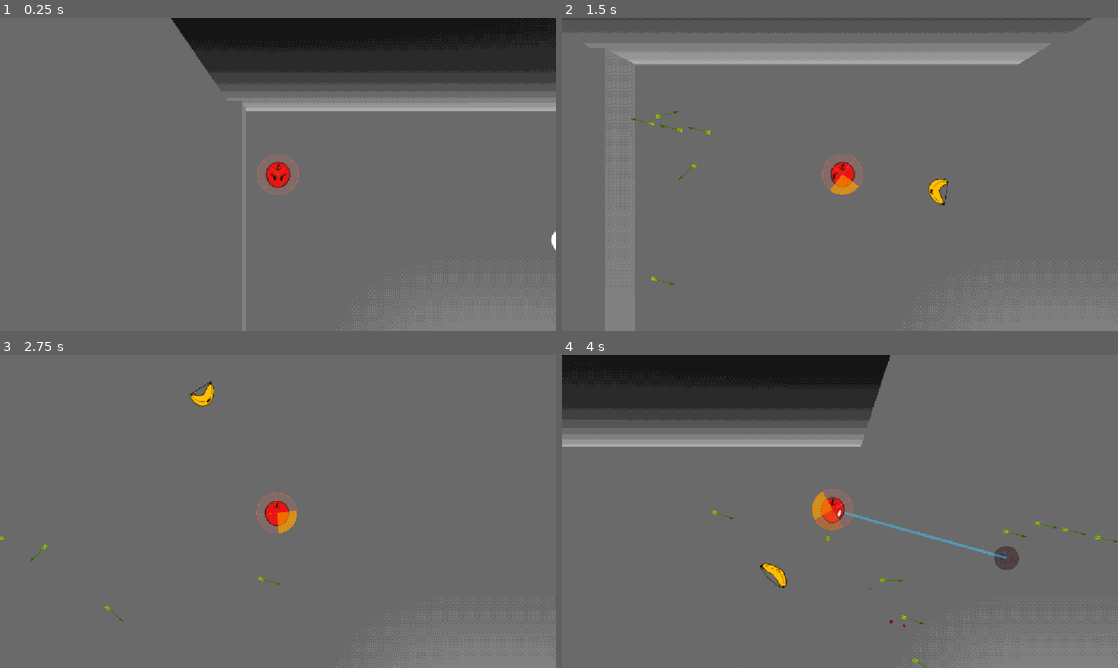
Above: before the commit, frames 1-4 (two rows, left to right).
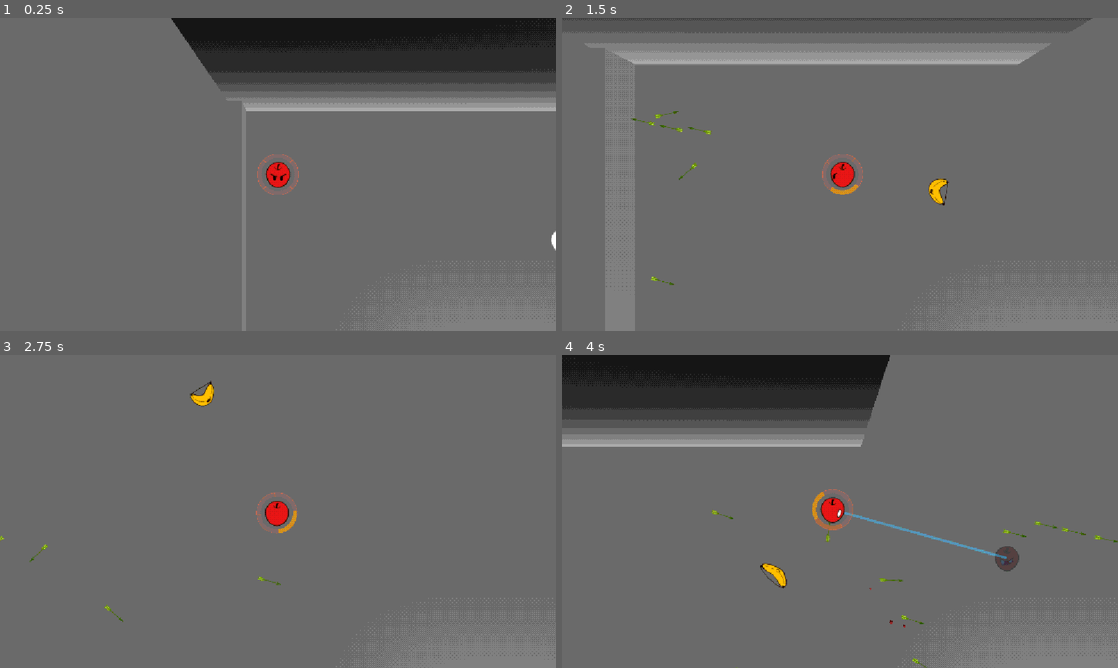
Above: after the commit, the same moments.

Repository: CasualShrub/arrow-head
Game: Godot game, scene res://scenes/levels/encounter.tscn
The game is run twice, just before and just after one commit, with the same random seed, the same clock (stepped at 60 frames per second) and the same inputs. Sound files missing from this copy of the repository are replaced by a short silence.
Inputs (mouse positions are in pixels of both pictures, inside the frame that each line leads up to):
- Up to frame 1 (0.25 s): no input
- Up to frame 2 (1.5 s): tap Enter at 0.5 s; move the mouse to (962, 158) at 0.52 s; hold D (move_right) 0.53-1.28 s; hold Space (fire) 0.53-1.28 s; move the mouse to (728, 190) at 1.27 s; hold S (move_down) from 1.28 s (still down); tap R at 1.35 s
- Up to frame 3 (2.75 s): move the mouse to (333, 442) at 2.02 s; release S (move_down) at 2.03 s; hold D (move_right) from 2.03 s (still down); hold Space (fire) from 2.03 s (still down)
- Up to frame 4 (4 s): move the mouse to (812, 574) at 2.77 s; release D (move_right) at 2.78 s; release Space (fire) at 2.78 s; hold W (move_up) 2.78-3.53 s; tap R at 2.85 s; move the mouse to (1006, 558) at 3.52 s; hold A (move_left) from 3.53 s (still down); hold Space (fire) from 3.53 s (still down)

The runs differ from the first frame. In frame 1, less than 0.1% of the frame differs, in the area x 47-52%, y 46-54%; in frame 2, 0.1%; in frame 3, 0.1%; in frame 4, 0.3%, in the area x 45-81%, y 44-70%.

Commit message:
fix preview orientation

Diff:
--- a/scenes/player.tscn
+++ b/scenes/player.tscn
@@ -160,6 +160,7 @@
 shader_parameter/sector_count = 4
 shader_parameter/aimed_sector = -1
 shader_parameter/occupied_mask = 0
+shader_parameter/inner_radius = 0.79
 shader_parameter/empty_color = Color(0.9, 0.35, 0.15, 0.12)
 shader_parameter/occupied_color = Color(0.9, 0.35, 0.15, 0.5)
 shader_parameter/highlight_color = Color(0.9882353, 0.59607846, 0, 0.7137255)
@@ -264,7 +265,7 @@
 
 [node name="DashCast" type="RayCast3D" parent="DashPreview" unique_id=1998594313]
 unique_name_in_owner = true
-target_position = Vector3(0, 0.74, 0)
+target_position = Vector3(0, 0, 0)
 collision_mask = 4
 
 [node name="Sectors" type="MeshInstance3D" parent="." unique_id=9603647]
--- a/scripts/components/dash_preview_component.gd
+++ b/scripts/components/dash_preview_component.gd
@@ -10,11 +10,14 @@
 @onready var _sprite: Sprite3D = %PreviewSprite
 @onready var _line: MeshInstance3D = %PreviewLine
 
+@onready var _sprite_basis := _sprite.global_basis
+
 const _ENEMY_LAYER := 1 << 3
 
 var _highlighted: Array[Enemy] = []
 
 func _update_sprite(pos: Vector3) -> void:
+	_sprite.global_basis = _sprite_basis
 	_sprite.global_position = pos
 
 func _update_line(start: Vector3, end: Vector3) -> void:
--- a/scripts/player.gd
+++ b/scripts/player.gd
@@ -104,8 +104,8 @@
 @onready var _preview: DashPreviewComponent = %DashPreview
 @onready var _arrows: Node3D = %Arrows
 
-var _sprite_basis: Basis
-var _eyes_basis: Basis
+@onready var _sprite_basis := _sprite.global_basis
+@onready var _eyes_basis := _eyes.global_basis
 
 func _update_collider(c: CollisionShape3D, r: float) -> void:
 	if not c: return
@@ -437,7 +437,3 @@
 
 func _ready() -> void:
 	_update_collider(_collider, hurt_radius)
-	_sprite_basis = _sprite.transform.basis
-	_eyes_basis = _eyes.transform.basis
-	if not Engine.is_editor_hint():
-		_update_eyes()
--- a/shaders/sector_visualiser.gdshader
+++ b/shaders/sector_visualiser.gdshader
@@ -5,6 +5,8 @@
 uniform int sector_count = 8;
 uniform int aimed_sector = -1;
 uniform int occupied_mask = 0;
+uniform float inner_radius = 0.35;
+
 
 uniform vec4 empty_color : source_color =
     vec4(0.9, 0.35, 0.15, 0.12);
@@ -30,10 +32,9 @@
     vec2 p = UV * 2.0 - 1.0;
 
     float r = length(p);
-
-    if (r > 1.0) {
-        discard;
-    }
+	if (r < inner_radius || r > 1.0) {
+    	discard;
+	}
 
     float angle = atan(p.y, p.x);
 
@@ -55,6 +56,7 @@
     if (sector == aimed_sector) {
         color = highlight_color;
     }
+
 
     float local_angle =
         mod(angle, sector_size);
